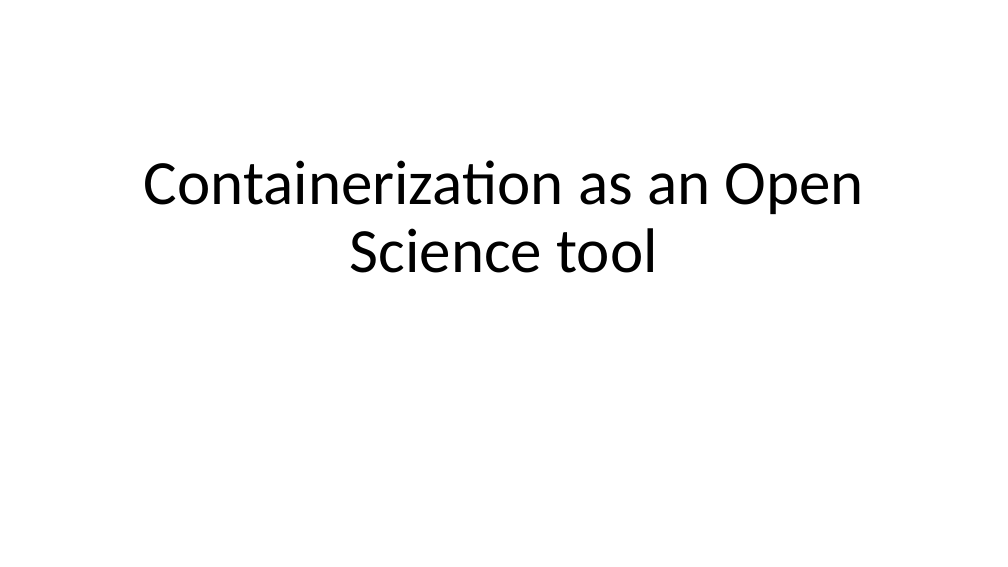
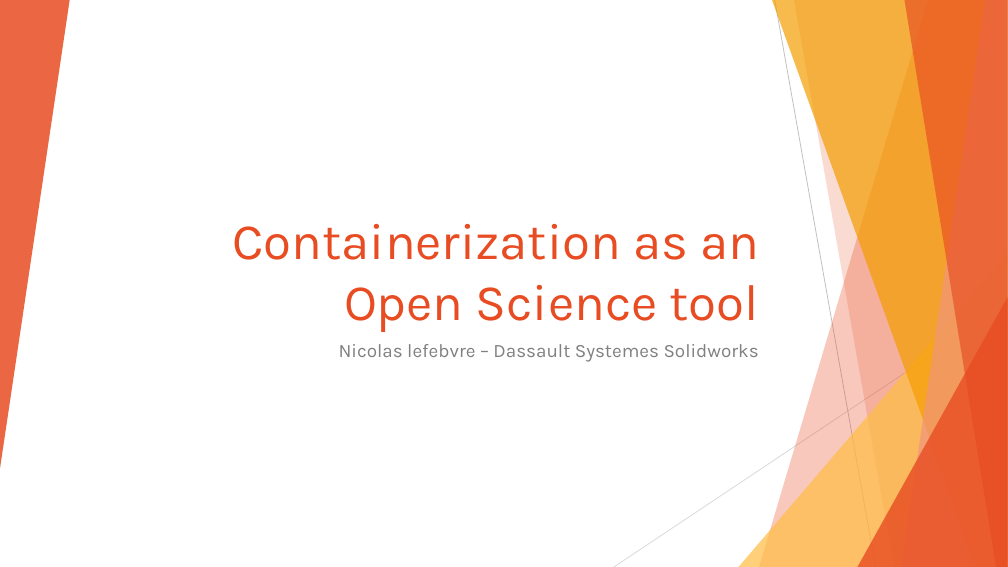
Before and after one commit to Ezekiel-DA/containerization_example, a slide deck: slide 1 of Containerization as an Open Science tool.pptx. Drawn at 1008x567 pixels with LibreOffice and Linux fonts; fonts in the diff are those of the drawing. Boxes give left, top, right and bottom in pixels: in the first picture for what was removed or moved away, otherwise in the second. Text is boxed around its words. In the diff, an @@ line names an element or a change of style, - is before the commit and + after.

```diff
--- a/Containerization as an Open Science tool.pptx
+++ b/Containerization as an Open Science tool.pptx
@@ group added at (0,0,1008,567): 5 freeform shapes, 3 triangles, 2 lines @@
@@ title "Containerization as an Open Science ...": place and size @@
-title "Containerization as an Open Science ..." at (144,160,864,273)
+title "Containerization as an Open Science ..." at (233,224,759,332)
@@ title "Containerization as an Open Science ..." at (233,224,759,332): size 60 to 48.6 pt, font Calibri to Karla, text colour #000000 to #E84C22; alignment centre to right; line spacing 0.9 to 1 @@
@@ subtitle added at (339,344,759,362), 18 pt, text #808080 @@
+Nicolas lefebvre – Dassault Systemes Solidworks
```
Also in this commit, not shown: 14 other slides changed, 3 slides added, 3 slides removed.
